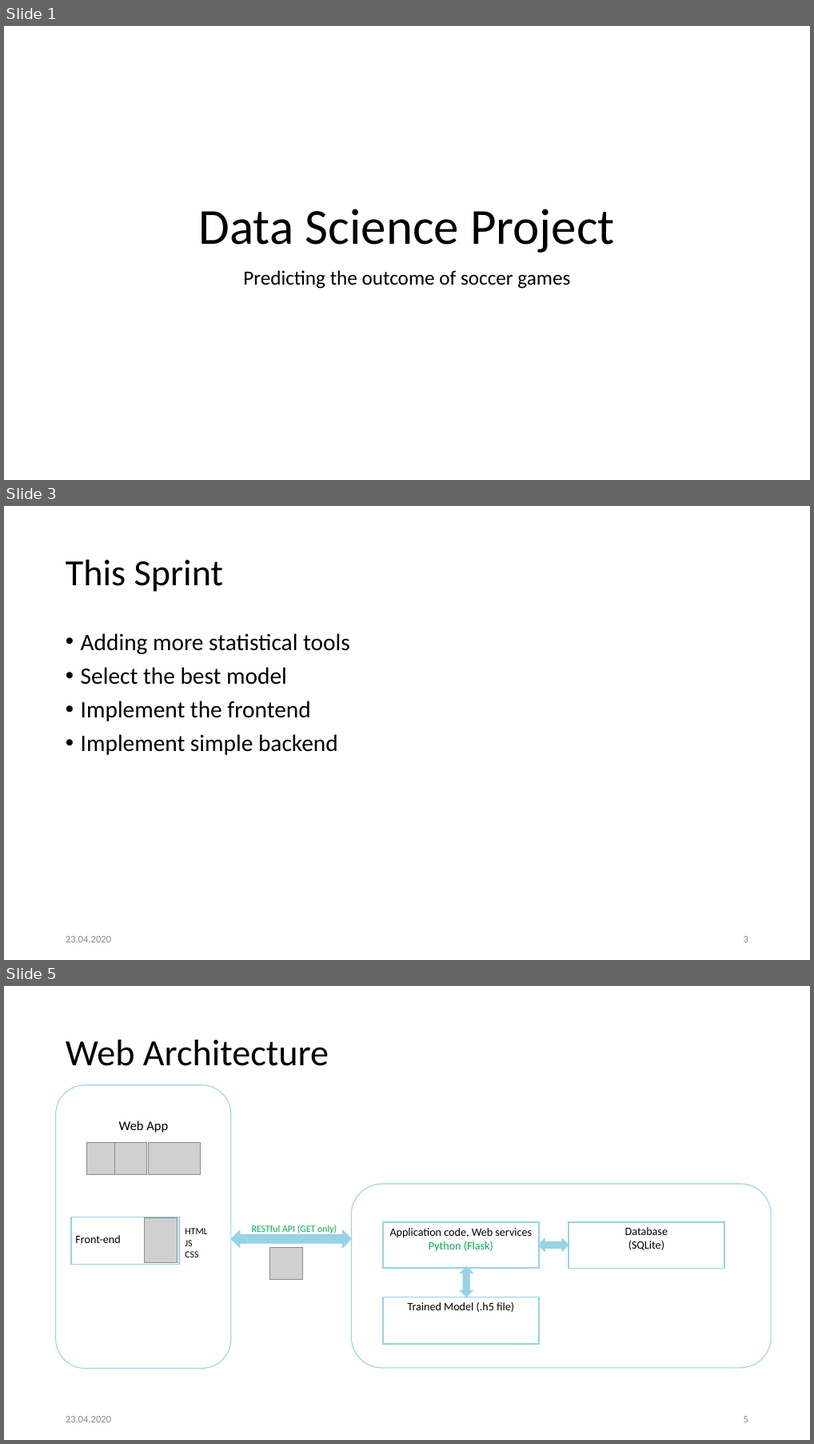
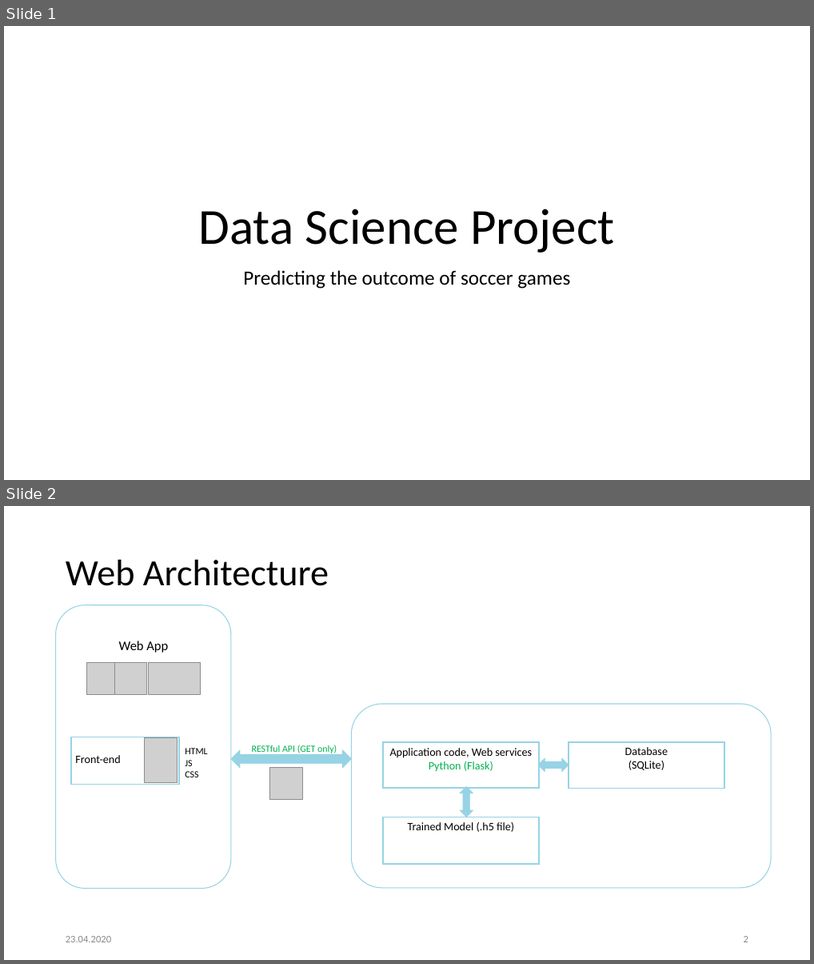
Before and after one commit to Khaledjallouli/project, a slide deck: Web/WebArchitectureDef.pptx. Shown one above the other, each under a label of ours: slides 1, 3 and 5 before the commit, slides 1 and 2 after it; the slides between them are not shown. The pictures are 814x1444 and 814x964 pixels, drawn with LibreOffice and Linux fonts; fonts in the diff are those of the drawing; grey boxes stand for pictures; background and template pictures are left out. Boxes give left, top, right and bottom in pixels: in the first picture for what was removed or moved away, otherwise in the second. Text is boxed around its words. In the diff, an @@ line names an element or a change of style, - is before the commit and + after.

```diff
--- a/Web/WebArchitectureDef.pptx
+++ b/Web/WebArchitectureDef.pptx
@@ slide 3 removed at [4, 506, 810, 960], background #FFFFFF @@
@@ title removed at [66, 560, 223, 592] @@
-This Sprint
@@ text removed at [81, 633, 350, 755] @@
-• Adding more statistical tools
-• Select the best model
-• Implement the frontend
-• Implement simple backend
@@ text removed at [66, 936, 111, 942] @@
-23.04.2020
@@ page number removed at [744, 936, 749, 942] @@
-3
@@ what was slide 5 is now slide 2 @@
@@ page number at [744, 936, 749, 942]: text changed @@
-5
+2
```
Also in this commit, not shown: 3 other slides removed, 1 other file.
